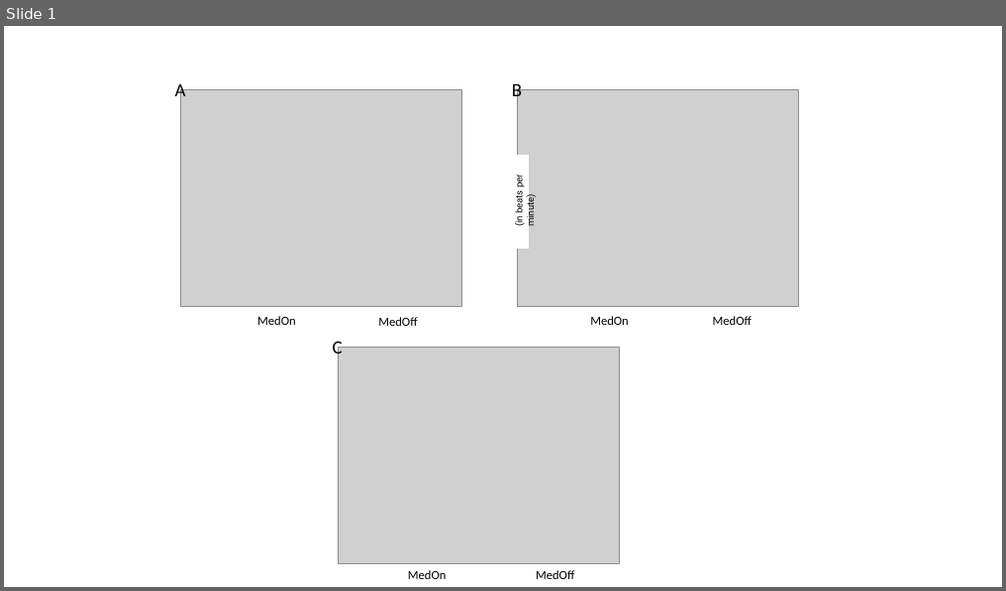
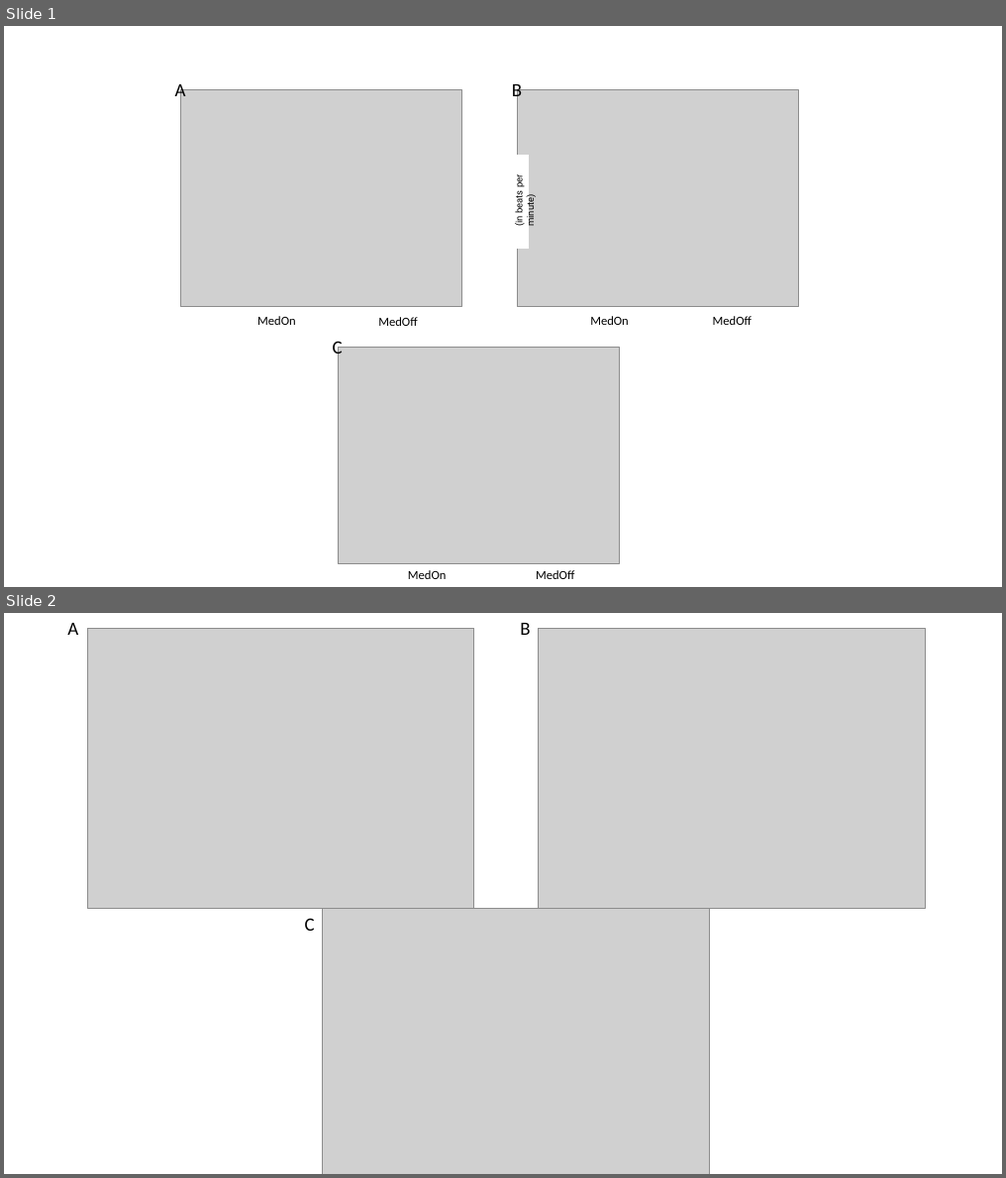
Before and after one commit to lipaulsen/HeadHeart, a slide deck: Figures.pptx. Shown one above the other, each under a label of ours: slide 1 before the commit, slides 1 and 2 after it. The pictures are 1006x591 and 1006x1178 pixels, drawn with LibreOffice and Linux fonts; fonts in the diff are those of the drawing; grey boxes stand for pictures; background and template pictures are left out. Boxes give left, top, right and bottom in pixels: in the first picture for what was removed or moved away, otherwise in the second. Text is boxed around its words. In the diff, an @@ line names an element or a change of style, - is before the commit and + after.

```diff
--- a/Figures.pptx
+++ b/Figures.pptx
@@ slide 2 added at bbox=[4, 613, 1002, 1174], background #FFFFFF @@
@@ group added at bbox=[67, 623, 925, 1174]: 3 pictures, 3 texts @@
+A
+B
+C
```
Also in this commit, not shown: 11 other slides added, 2 other files.
